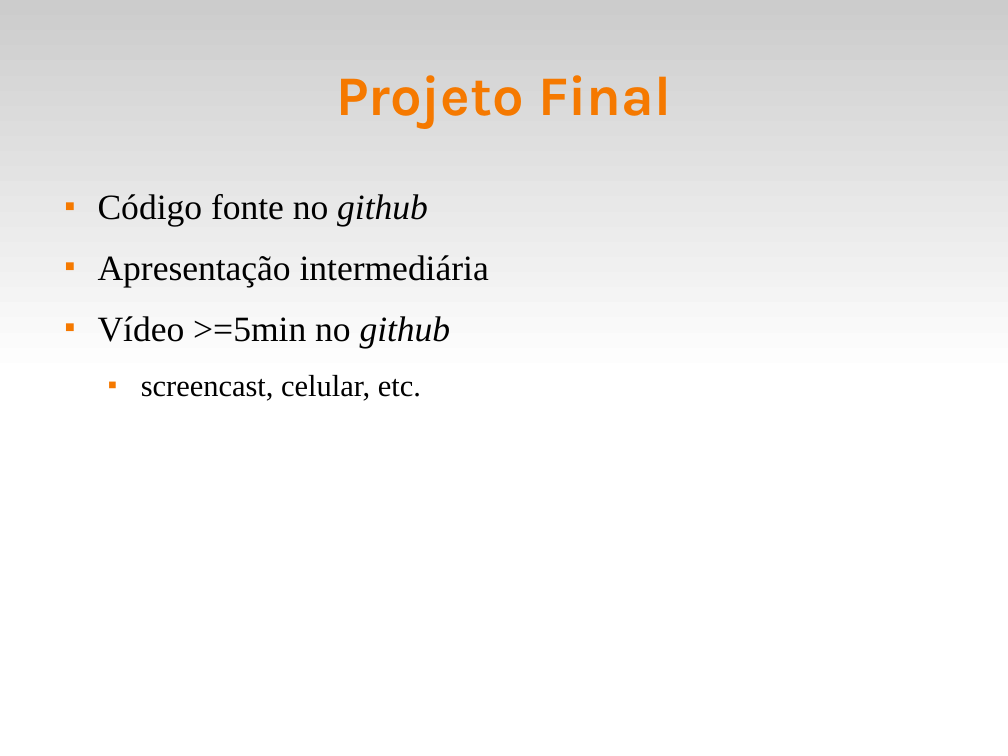
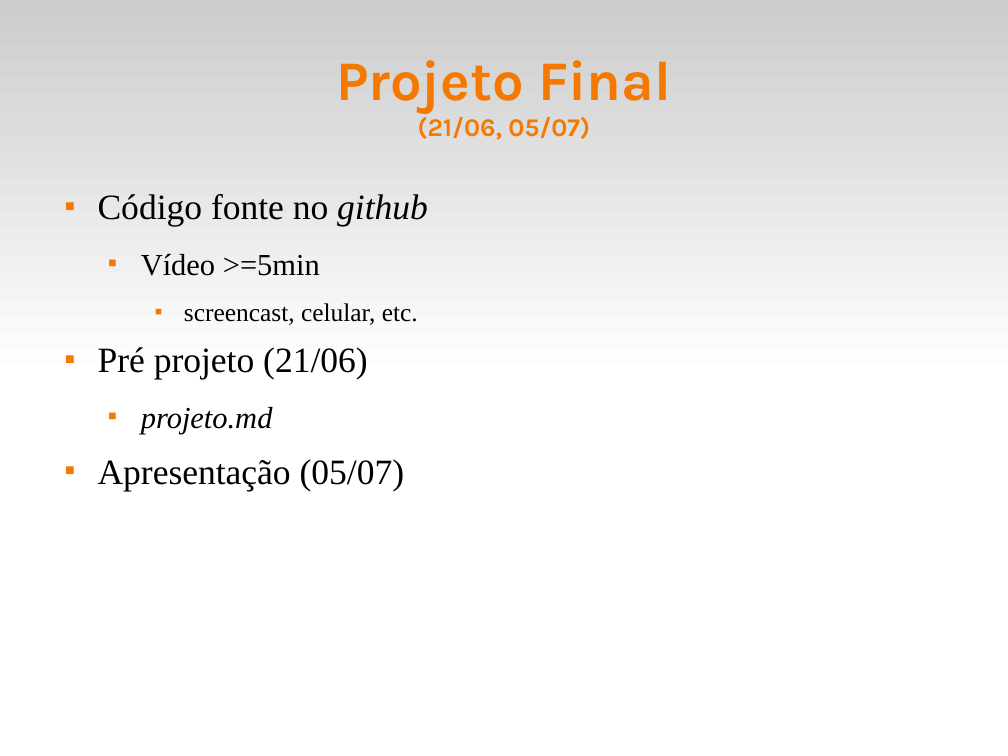
Before and after one commit to fsantanna-uerj/reativos, a slide deck: slide 15 of slides/00_intro.odp (slide 17 before the commit). Drawn at 1008x756 pixels with LibreOffice and Linux fonts; fonts in the diff are those of the drawing. Boxes give left, top, right and bottom in pixels: in the first picture for what was removed or moved away, otherwise in the second. Text is boxed around its words. In the diff, an @@ line names an element or a change of style, - is before the commit and + after.

Commit message:
(>) slides

```diff
--- a/slides/00_intro.odp
+++ b/slides/00_intro.odp
@@ title at [336, 60, 671, 140]: text changed; size 44 to 20 pt @@
-Projeto Final
+Projeto Final
+(21/06, 05/07)
@@ text "Código fonte no github" at [98, 194, 428, 491]: size 24 to 20 pt in "screencast, celular, etc."; list level 2 to 3 in "screencast, celular, etc." @@
@@ text at [141, 253, 320, 276]: text changed; size 28 to 24 pt @@
-■ Apresentação intermediária
-■ Vídeo >=5min no github
+  ■ Vídeo >=5min
@@ text at [98, 347, 405, 491]: paragraphs added @@
+■ Pré projeto (21/06)
+  ■ projeto.md
+■ Apresentação (05/07)
```
Also in this commit, not shown: 2 other slides changed, 2 slides added, 1 other file.
